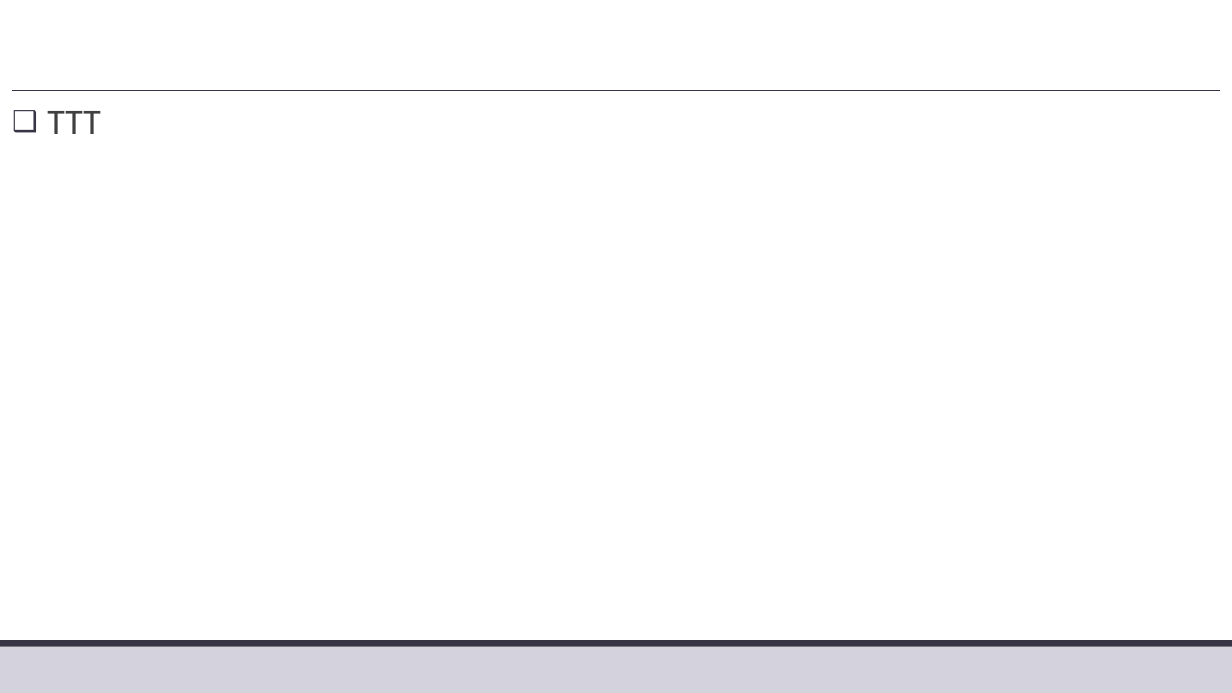
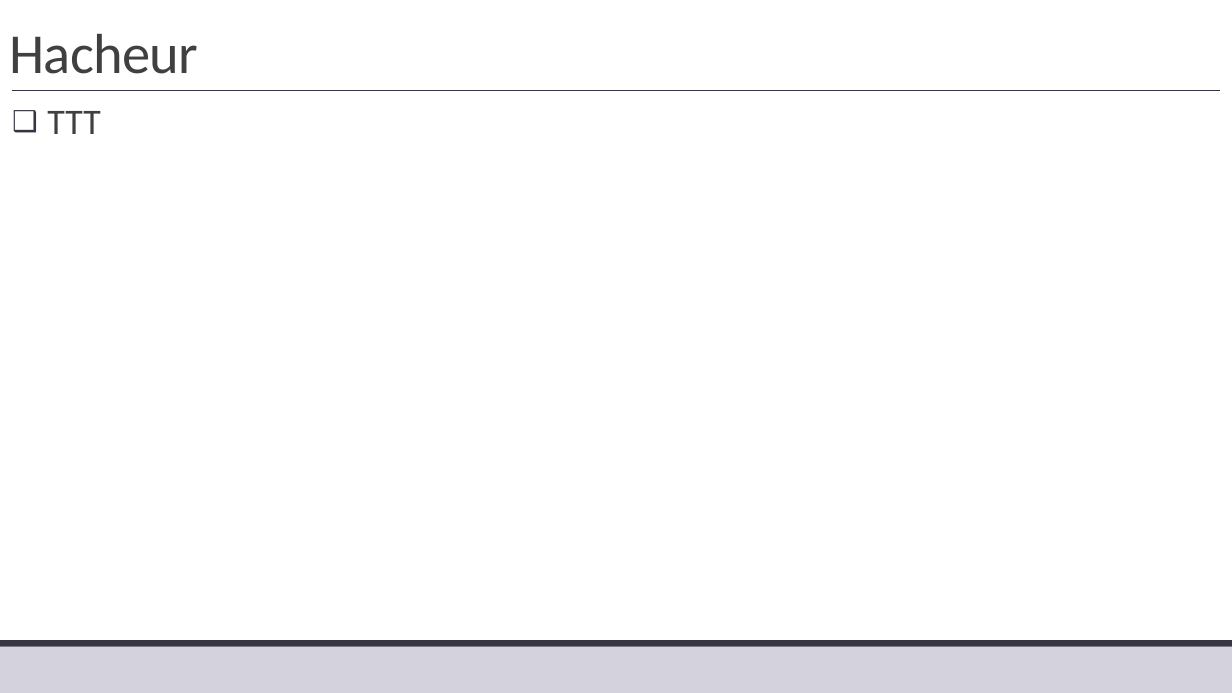
Before and after one commit to xpessoles/TP_Corriges, a slide deck: slide 4 of 12_MCC/12_MCC_Corrige.pptx. Drawn at 1232x693 pixels with LibreOffice and Linux fonts; fonts in the diff are those of the drawing. Boxes give left, top, right and bottom in pixels: in the first picture for what was removed or moved away, otherwise in the second. Text is boxed around its words. In the diff, an @@ line names an element or a change of style, - is before the commit and + after.

```diff
--- a/12_MCC/12_MCC_Corrige.pptx
+++ b/12_MCC/12_MCC_Corrige.pptx
@@ title added at bbox=[9, 34, 198, 74], 44 pt, text #404040 @@
+Hacheur
```
Also in this commit, not shown: 2 other slides changed, 1 other file.
